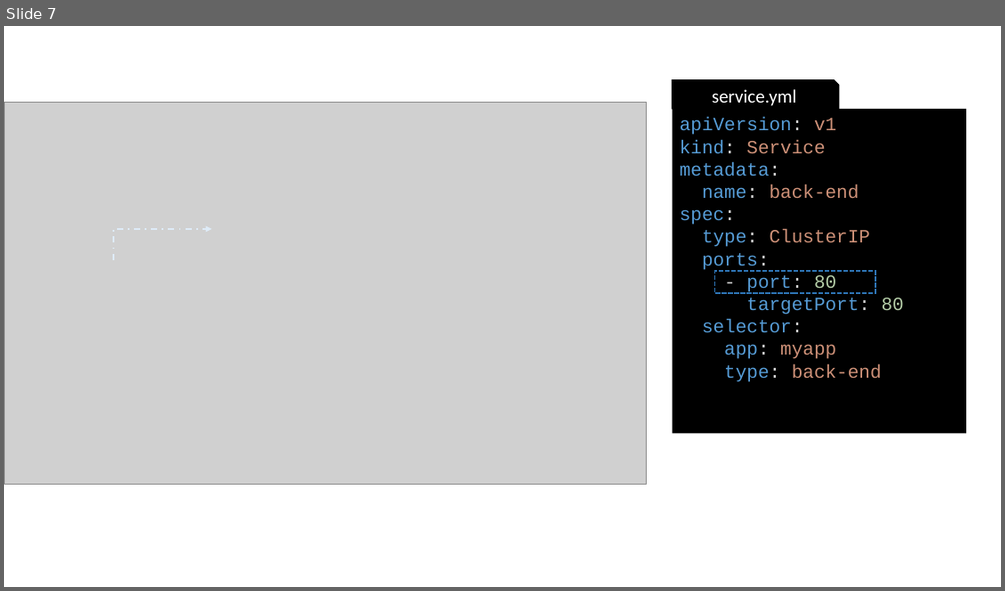
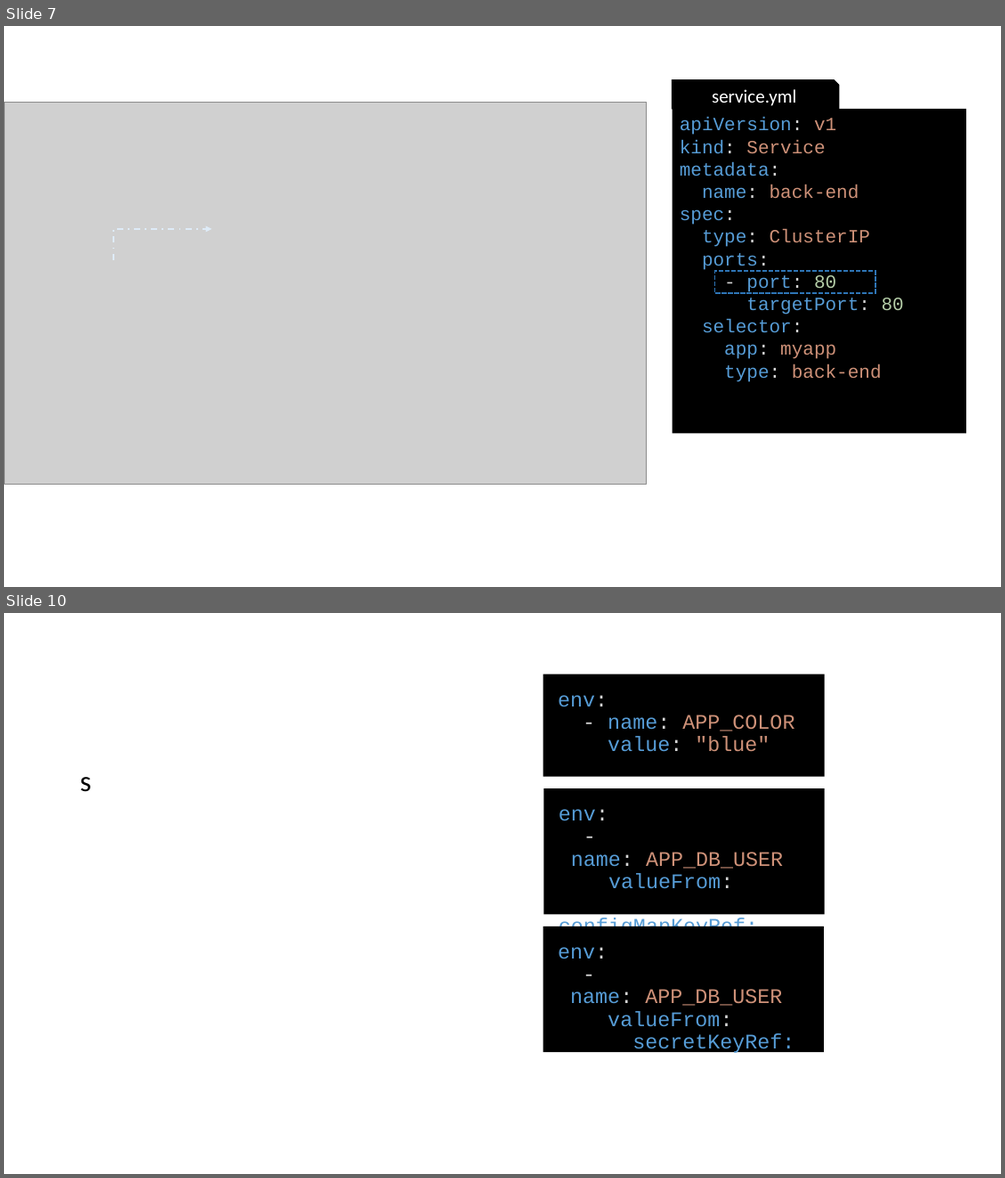
Before and after one commit to gerassimos/kgs, a slide deck: docs/images/slides_images.pptx. Shown one above the other, each under a label of ours: slide 7 before the commit, slides 7 and 10 after it; the slides between them are not shown. The pictures are 1005x591 and 1005x1178 pixels, drawn with LibreOffice and Linux fonts; fonts in the diff are those of the drawing; grey boxes stand for pictures. Boxes give left, top, right and bottom in pixels: in the first picture for what was removed or moved away, otherwise in the second. Text is boxed around its words. In the diff, an @@ line names an element or a change of style, - is before the commit and + after.

```diff
--- a/docs/images/slides_images.pptx
+++ b/docs/images/slides_images.pptx
@@ slide 10 added at (x1=4, y1=613, x2=1001, y2=1174), background #FFFFFF @@
@@ rectangle added at (x1=543, y1=674, x2=825, y2=777), fill #000000, 20 pt, text #CE9178 @@
+env:
+- name: APP_COLOR
+value: "blue"
@@ text added at (x1=80, y1=777, x2=91, y2=792), 28 pt, text #000000 @@
+s
@@ rectangle added at (x1=544, y1=788, x2=825, y2=915), fill #000000, 20 pt, text #569CD6 @@
+env:
+- name: APP_DB_USER
+valueFrom:
+configMapKeyRef:
@@ rectangle added at (x1=543, y1=926, x2=824, y2=1052), fill #000000, 20 pt, text #569CD6 @@
+env:
+- name: APP_DB_USER
+valueFrom:
+secretKeyRef:
```
Also in this commit, not shown: 2 other slides added, 4 other files.
